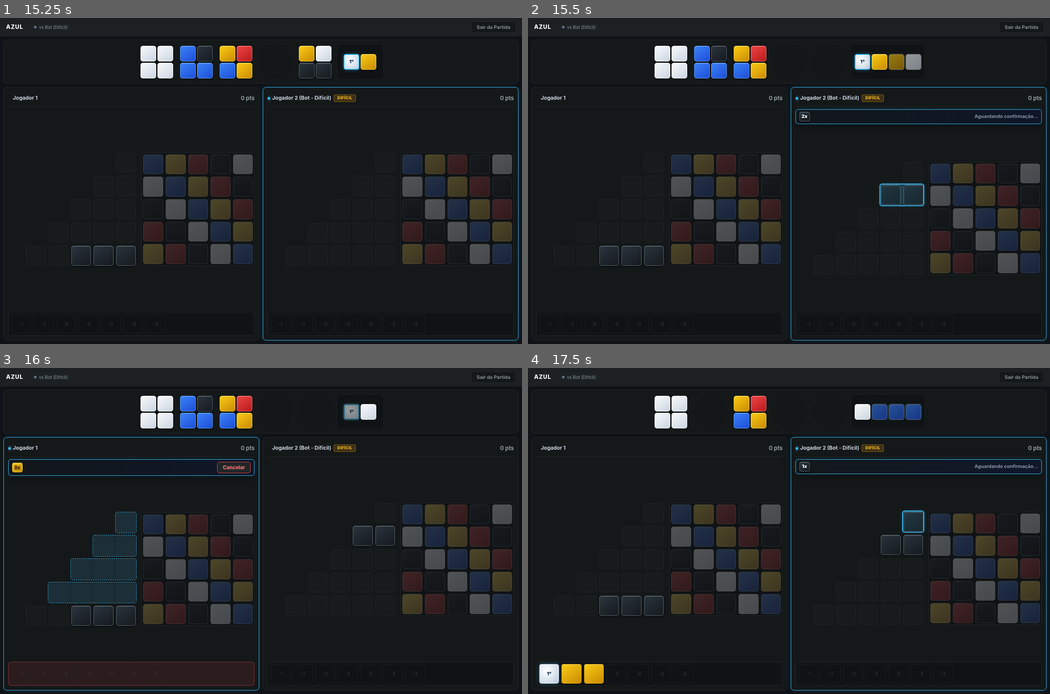
Above: before the commit, frames 1-4 (two rows, left to right).
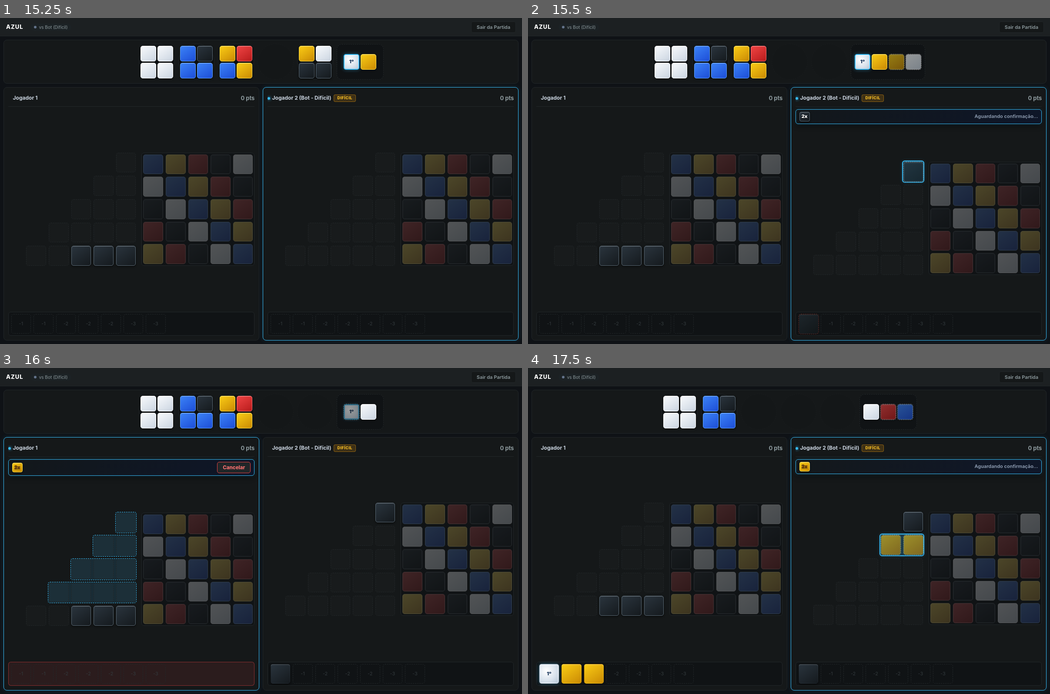
Above: after the commit, the same moments.

Repository: diogopereiraasp/tiles_game
Game: browser game, page index.html
Two runs of this game, one before a commit and one after it. Both use one fixed random seed, a clock stepped at 60 frames per second and the inputs below.
Inputs (mouse positions are in pixels of both pictures, inside the frame that each line leads up to):
- Up to frame 1 (15.25 s): click "Jogar vs Bot (2 Jogadores)" at 0.27 s; click "Iniciar Partida vs Bot" at 0.52 s; click (307, 70) at 1.17 s; click (193, 53) at 1.5 s; click (323, 53) at 1.83 s; click (93, 242) at 2.17 s; click (104, 220) at 2.5 s; click "Sair da Partida" at 2.83 s; click "Sim" at 3.17 s; click "Jogar vs Bot (2 Jogadores)" at 3.5 s; click "Iniciar Partida vs Bot" at 3.83 s; click (229, 70) at 4.17 s; click (172, 70) at 4.5 s; click (323, 70) at 4.83 s; click (198, 70) at 5.17 s; click (130, 324) at 5.5 s; click (114, 197) at 5.83 s; click (130, 324) at 6.17 s; click (245, 53) at 6.5 s; click (271, 70) at 6.83 s; click (187, 53) at 7.17 s; click (125, 171) at 7.5 s; click (167, 70) at 7.83 s; click (266, 70) at 8.17 s; click (203, 53) at 8.5 s; click (229, 53) at 8.83 s; click (172, 53) at 9.17 s; click (307, 53) at 9.5 s; click (151, 70) at 9.83 s; click (266, 53) at 10.17 s; click (193, 70) at 10.5 s; click "Cancelar" at 10.83 s; click (146, 53) at 11.17 s; click (229, 53) at 11.5 s; click (182, 53) at 11.83 s; click (281, 70) at 12.17 s; click (146, 70) at 12.5 s; click (281, 53) at 12.83 s; click (167, 53) at 13.17 s; click (203, 70) at 13.5 s; click (245, 70) at 13.83 s; click (276, 70) at 14.17 s; click (83, 265) at 14.5 s; click "Confirmar" at 14.83 s; click (187, 70) at 15.17 s
- Up to frame 2 (15.5 s): no input
- Up to frame 3 (16 s): click (214, 403) at 15.5 s; click (370, 410) at 15.83 s
- Up to frame 4 (17.5 s): click (653, 521) at 16.17 s; click (658, 674) at 16.5 s; click (658, 674) at 16.83 s; click (888, 410) at 17.17 s

Frame 1 is identical in both runs. In frame 2, 0.8% of the frame differs, in the area x 51-76%, y 43-98%; in frame 3, 0.3%; in frame 4, 2.7%, in the area x 24-76%, y 8-97%.

Commit message:
feat: aprimora efeito ancora central e flexibilidade bidirecional 3x3 no bot

Diff:
--- a/index.html
+++ b/index.html
@@ -1630,7 +1630,7 @@
     function getBotDifficultyTag(diff) {
       if (diff === 'easy') return 'Iniciante';
       if (diff === 'medium') return 'Estratégico';
-      return 'Mestre WSBG';
+      return 'Mestre';
     }
 
     /* =====================================================================
@@ -2885,6 +2885,11 @@
           const wallPts = calculateTileScore(bot.wall, rIdx, wallCol);
           score += 14 + (wallPts * 3.0);
 
+          // Prioridade das 3 colunas centrais (efeito âncora e ramificação)
+          if (wallCol === 2) score += 3.0;
+          else if (wallCol === 1 || wallCol === 3) score += 1.8;
+          else if (round <= 2) score -= 1.5;
+
           // Bônus se ajuda a fechar coluna (+7 no fim do jogo)
           let colFilled = 0;
           for (let r = 0; r < 5; r++) {
@@ -2895,6 +2900,7 @@
           // Progresso parcial: prefere linhas superiores (0, 1, 2)
           const upperBonus = (4 - rIdx) * 1.0;
           score += 4.0 + (placed * 2.2) + upperBonus - (space - placed) * 1.0;
+          if (wallCol === 2) score += 1.5;
         }
 
         const floorPen = calcExactFloorPenalty(bot.floor.length, overflow + starterCount);
@@ -2945,24 +2951,41 @@
           const immediatePts = calculateTileScore(bot.wall, rIdx, wallCol);
           score += 16 + (immediatePts * 3.8);
 
-          // Colunas Centrais (Cols 1, 2, 3 - 0-indexed): ramificação bidirecional
-          if (wallCol >= 1 && wallCol <= 3) {
-            score += 3.5;
+          // EFEITO ÂNCORA E FLEXIBILIDADE BIDIRECIONAL (Colunas 2, 3 e 4 - índices 1, 2, 3):
+          // Iniciar pela coluna central (índice 2) é a âncora de ouro: qualquer nova peça vizinha colocada
+          // depois ativa pontuações na horizontal e vertical simultaneamente.
+          if (wallCol === 2) {
+            score += (round <= 2) ? 6.5 : 4.5;
+          } else if (wallCol === 1 || wallCol === 3) {
+            // Colunas adjacentes ao centro permitem ramificação livre para esquerda e direita
+            score += (round <= 2) ? 4.0 : 3.0;
+          } else {
+            // Extremidades (colunas 0 e 4): encurrala o tabuleiro no início, limitando opções apenas para dentro
+            if (round <= 2) score -= 3.5;
           }
 
-          // Bloco Compacto 3x3 (Linhas 1-3, Colunas 1-3)
+          // Bloco Compacto 3x3 Centrado (Linhas 1-3, Colunas 1-3)
           if (rIdx >= 1 && rIdx <= 3 && wallCol >= 1 && wallCol <= 3) {
-            score += 2.5;
+            score += 3.0;
           }
 
-          // Foco em Colunas (+7 pontos finais vs +2 linha horizontal)
+          // Ativação Simultânea em Cruz (Adjacência Horizontal + Vertical simultânea no bloco)
+          const hasHNeighbor = (wallCol > 0 && bot.wall[rIdx][wallCol - 1]) || (wallCol < 4 && bot.wall[rIdx][wallCol + 1]);
+          const hasVNeighbor = (rIdx > 0 && bot.wall[rIdx - 1][wallCol]) || (rIdx < 4 && bot.wall[rIdx + 1][wallCol]);
+          if (hasHNeighbor && hasVNeighbor) {
+            score += 4.5; // Multiplicador de conexões em bloco compacto
+          } else if (hasHNeighbor || hasVNeighbor) {
+            score += 2.0; // Conecta a azulejo âncora existente
+          }
+
+          // Foco em Colunas (+7 pontos finais vs +2 linha horizontal e espalhar 5 cores)
           let filledColCount = 0;
           for (let r = 0; r < 5; r++) {
             if (r === rIdx || bot.wall[r][wallCol]) filledColCount++;
           }
-          if (filledColCount === 5) score += 11.0; // Fecha a coluna inteira!
-          else if (filledColCount === 4) score += 5.5;
-          else if (filledColCount === 3) score += 2.5;
+          if (filledColCount === 5) score += 12.0; // Fecha a coluna inteira!
+          else if (filledColCount === 4) score += 6.0;
+          else if (filledColCount === 3) score += 3.0;
 
           // Gestão de fim de jogo ao completar 5 azulejos na linha
           let willEndGame = true;
@@ -3000,7 +3023,10 @@
           }
           score += 3.0 + (placed * 2.0) - ((space - placed) * 1.0);
 
-          if (wallCol >= 1 && wallCol <= 3) score += 1.5;
+          // Efeito âncora e flexibilidade mesmo no progresso parcial
+          if (wallCol === 2) score += (round <= 2) ? 3.0 : 2.0;
+          else if (wallCol === 1 || wallCol === 3) score += 1.5;
+          else if (round <= 2) score -= 1.5; // evita iniciar extremidades no early game
         }
 
         // Penalidade exata de estouro no chão
